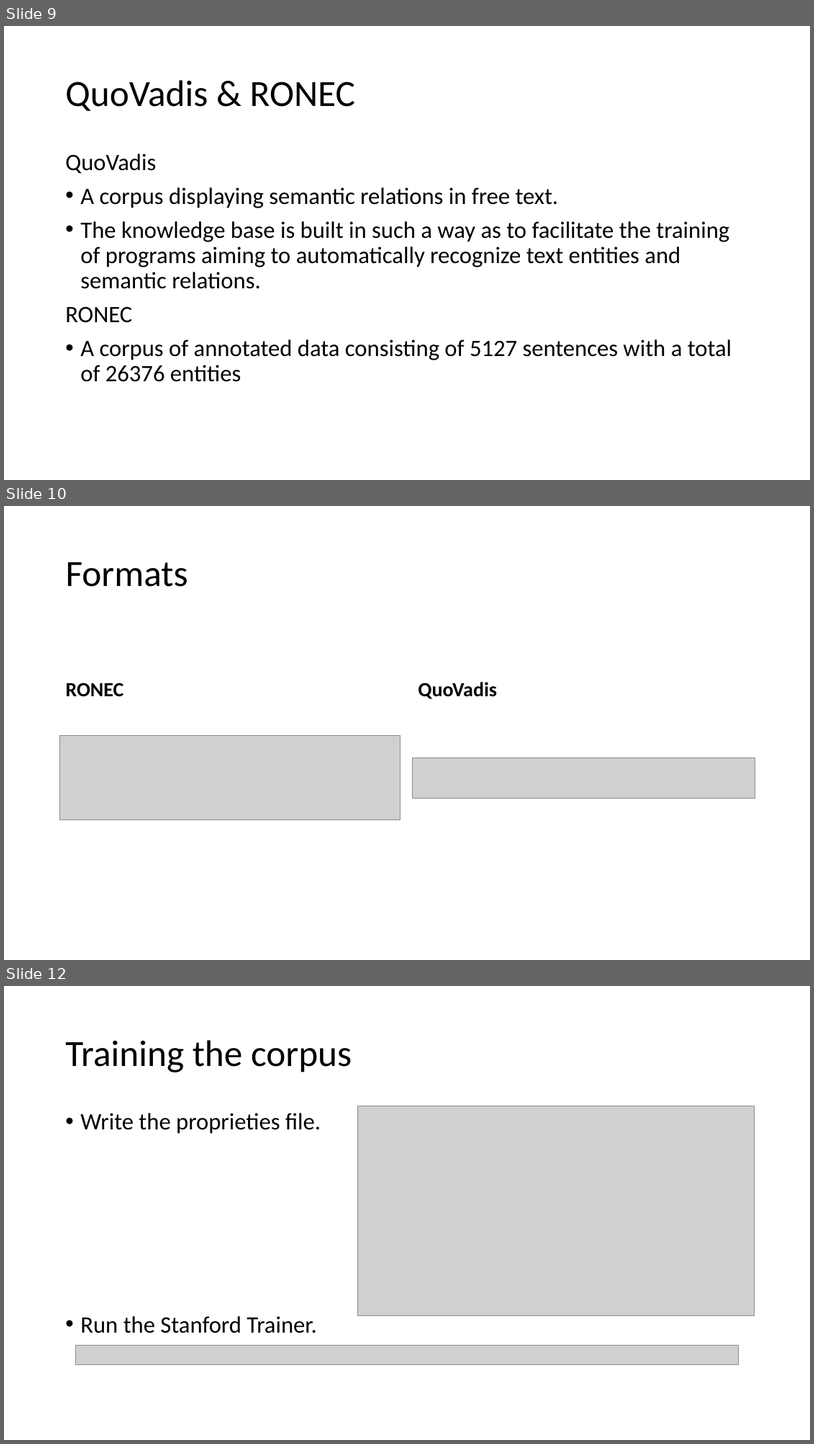
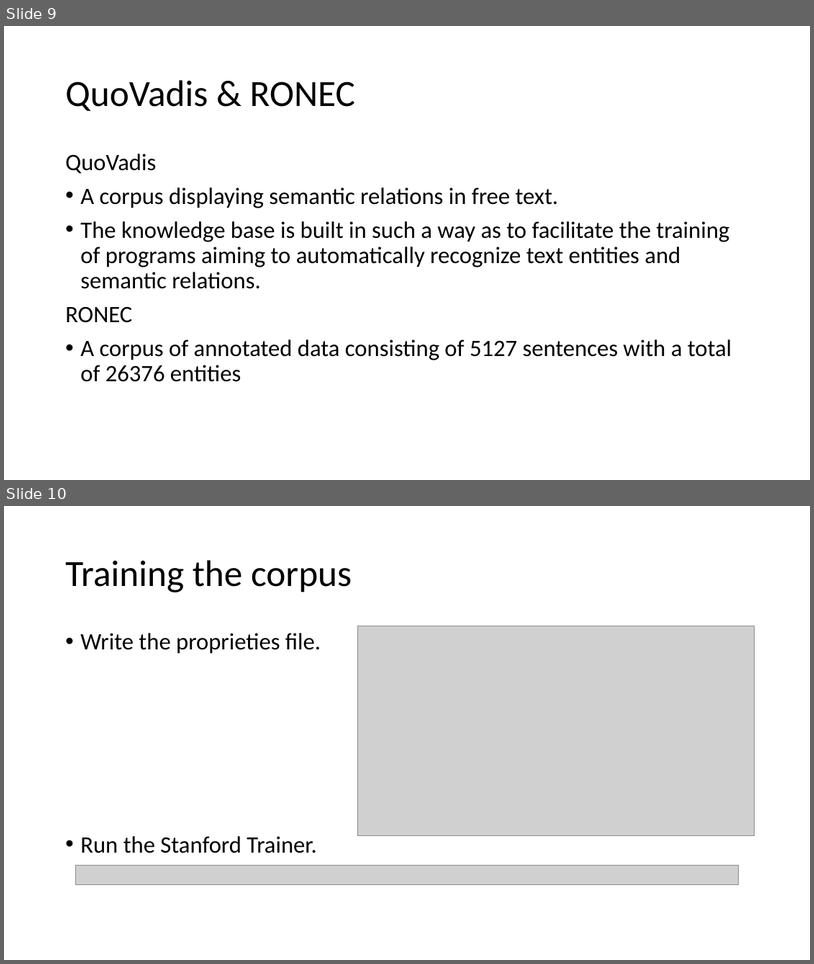
Before and after one commit to alexad19/Licenta2019DrumeaAlexandru, a slide deck: Presentation/Named Entity Recognition for the Romanian Language.pptx. Shown one above the other, each under a label of ours: slides 9, 10 and 12 before the commit, slides 9 and 10 after it; the slides between them are not shown. The pictures are 814x1444 and 814x964 pixels, drawn with LibreOffice and Linux fonts; fonts in the diff are those of the drawing; grey boxes stand for pictures. Boxes give left, top, right and bottom in pixels: in the first picture for what was removed or moved away, otherwise in the second. Text is boxed around its words. In the diff, an @@ line names an element or a change of style, - is before the commit and + after.

```diff
--- a/Presentation/Named Entity Recognition for the Romanian Language.pptx
+++ b/Presentation/Named Entity Recognition for the Romanian Language.pptx
@@ slide 10 removed at (4,506,810,960), background #FFFFFF @@
@@ title removed at (66,562,188,587) @@
-Formats
@@ text removed at (66,682,124,697) @@
-RONEC
@@ text removed at (418,682,497,699) @@
-QuoVadis
@@ picture removed at (59,736,401,820) @@
@@ picture removed at (412,758,756,798) @@
@@ what was slide 12 is now slide 10 @@
```
Also in this commit, not shown: 4 slides changed, 1 other slide removed, 1 other file.
